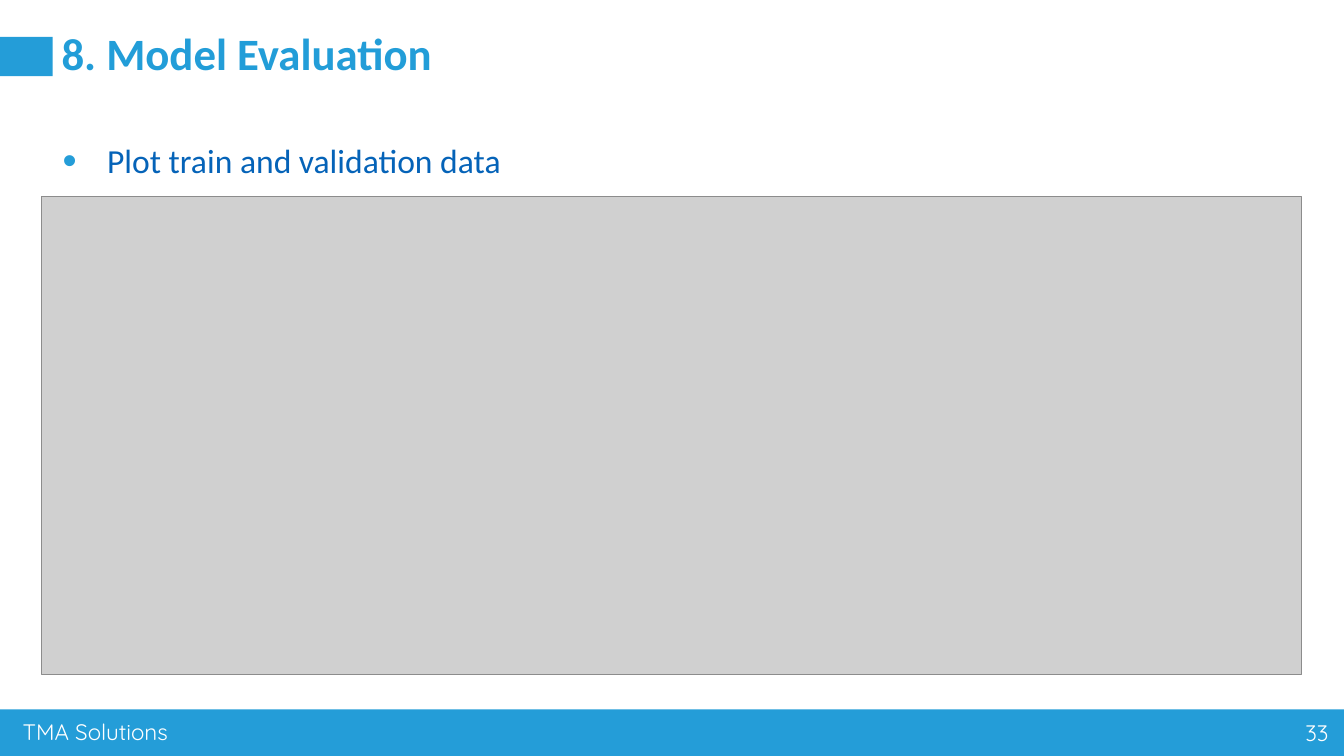
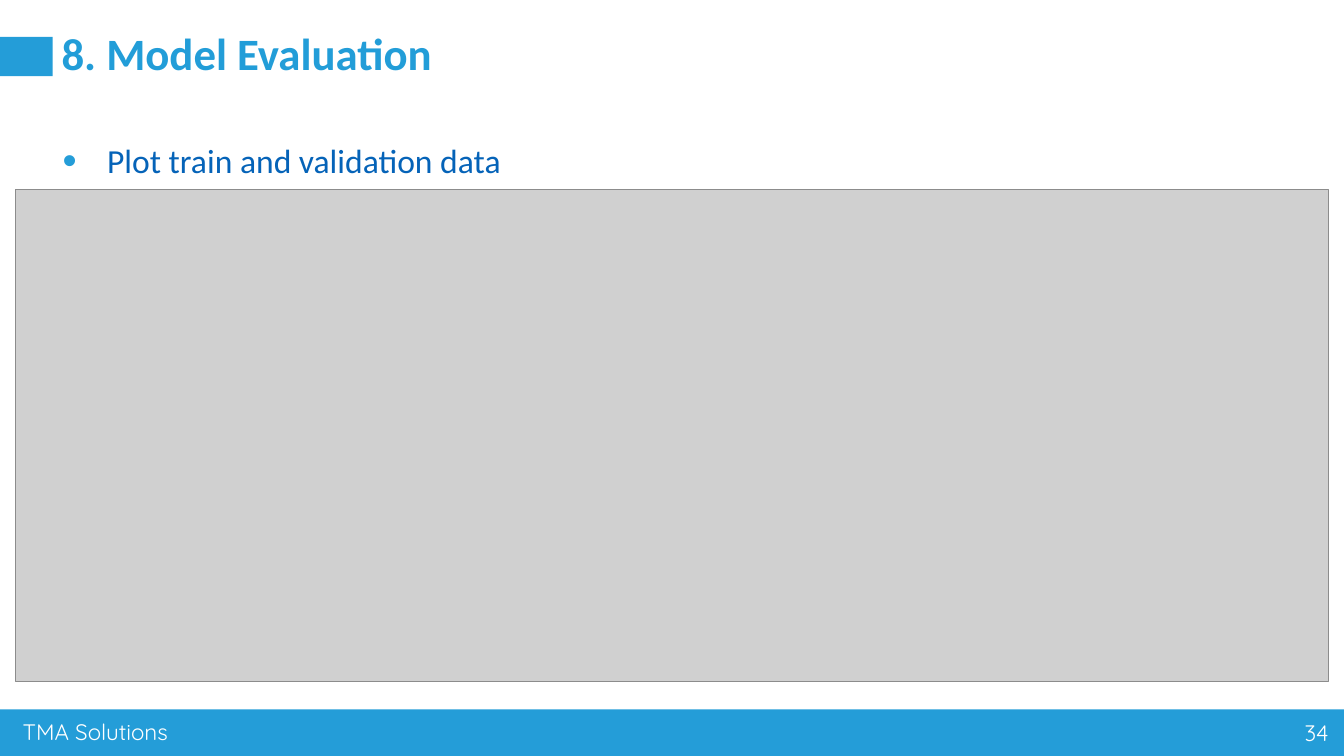
Before and after one commit to nguyenvanhuy0612/DL-1, a slide deck: slide 34 of Workshop-3_AI Advance Training_Group 80.pptx (slide 33 before the commit). Drawn at 1344x756 pixels with LibreOffice and Linux fonts; fonts in the diff are those of the drawing; grey boxes stand for pictures. Boxes give left, top, right and bottom in pixels: in the first picture for what was removed or moved away, otherwise in the second. Text is boxed around its words. In the diff, an @@ line names an element or a change of style, - is before the commit and + after.

```diff
--- a/Workshop-3_AI Advance Training_Group 80.pptx
+++ b/Workshop-3_AI Advance Training_Group 80.pptx
@@ picture resized from (x1=42, y1=197, x2=1303, y2=675) to (x1=16, y1=190, x2=1329, y2=682) @@
@@ page number at (x1=1305, y1=725, x2=1329, y2=742): text changed @@
-33
+34
```
Also in this commit, not shown: 4 other slides changed, 1 slide added.
